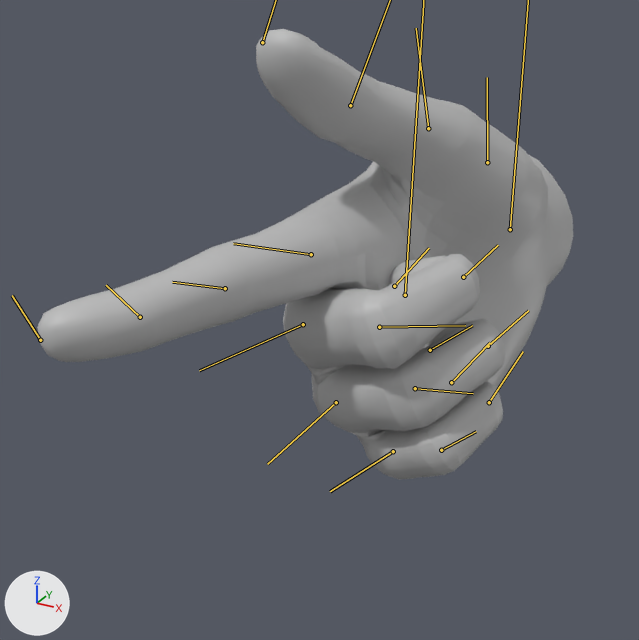
Two versions of the FBX model Assets/AngelsRiba_Enviroment/Models/Hands/VR_Hand_R.fbx, one commit apart.
Camera for both pictures: a camera (50 mm lens) standing at (0.0274, -0.2674, 0.0874) and looking at (-0.0666, -0.0965, 0.0019). Every picture has the same lights, and +X, +Y and +Z are marked at lower left. Both versions are drawn at frame 5 of the action 'Take 001'; the numbers are the values there. The bones that bend it are drawn over the model as lines.

In view in the first picture: 'R_Hand_geo'.
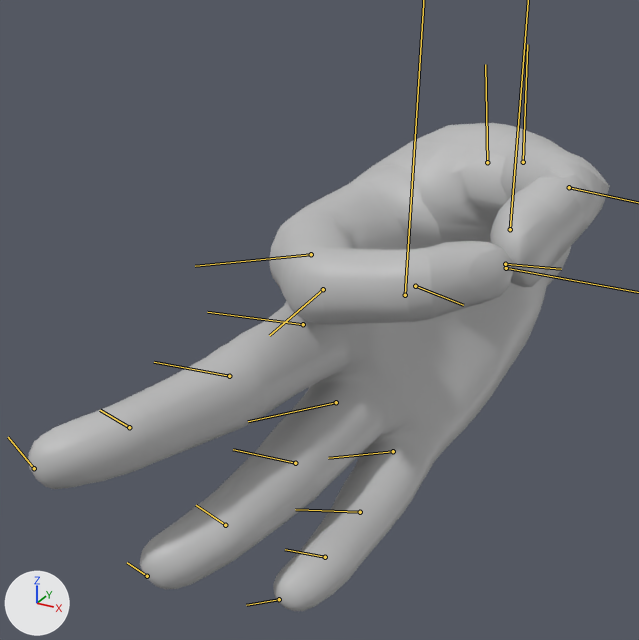
Changed parts and their boxes [x1, y1, x2, y2] in the pictures (639 x 640 px):
'R_Hand_geo', posed (9% wider, 8% taller)
    before: [37, 29, 573, 480]
    after: [28, 123, 610, 611]
bone 'Thumb_Base_R_jnt', root to tip
    before: (487, 162) to (487, 77)
    after: (487, 162) to (485, 64)
bone 'Thumb_Mid_R_jnt', root to tip
    before: (428, 128) to (416, 28)
    after: (523, 162) to (527, 44)
bone 'Index_Base_R_int', root to tip
    before: (311, 254) to (233, 243)
    after: (311, 254) to (195, 266)
bone 'Index_Mid_R_jnt', root to tip
    before: (225, 288) to (172, 282)
    after: (323, 289) to (269, 335)
bone 'Index_Top_R_jnt', root to tip
    before: (140, 317) to (106, 285)
    after: (415, 286) to (463, 305)
bone 'Middle_Base_R_jnt', root to tip
    before: (303, 324) to (199, 370)
    after: (303, 324) to (207, 312)
bone 'Middle_mid_R_jnt', root to tip
    before: (379, 327) to (465, 325)
    after: (229, 376) to (154, 362)
bone 'Middle_Top_R_jnt', root to tip
    before: (463, 277) to (498, 245)
    after: (129, 427) to (100, 410)
bone 'Ring_Base_R_jnt', root to tip
    before: (336, 402) to (267, 464)
    after: (336, 402) to (248, 421)
bone 'Ring_Mid_R_jnt', root to tip
    before: (415, 388) to (473, 393)
    after: (295, 463) to (233, 449)
bone 'Ring_Top_R_jnt', root to tip
    before: (488, 346) to (528, 310)
    after: (225, 525) to (196, 505)
bone 'Pinky_Base_R_jnt', root to tip
    before: (393, 451) to (330, 491)
    after: (393, 451) to (328, 458)
bone 'Pinky_Mid_R_jnt', root to tip
    before: (441, 450) to (476, 431)
    after: (360, 512) to (295, 509)
bone 'Pinky_Top_R_jnt', root to tip
    before: (489, 402) to (523, 351)
    after: (325, 557) to (285, 549)

What the commit changed:
Bone 'Thumb_Base_R_jnt' (bone_thumb_base_r_jnt) turns from (-1, -19, 10) to (-7, 32, -19) degrees about its own x, y and z.
Bone 'Thumb_Mid_R_jnt' (bone_thumb_mid_r_jnt) turns from (0, -8, 12) to (-1, -5, 10) degrees about its own x, y and z.
Bone 'Thumb_Top_R_jnt' (bone_thumb_top_r_jnt) turns from (0, 0, 23) to (-51, -30, -37) degrees about its own x, y and z.
Bone 'Index_Base_R_int' (bone_index_base_r_int) turns from (0, -2, 17) to (0, -2, -31) degrees about its own x, y and z.
Bone 'Index_Mid_R_jnt' (bone_index_mid_r_jnt) turns from (-1, 0, 16) to (4, 2, -44) degrees about its own x, y and z.
Bone 'Index_Top_R_jnt' (bone_index_top_r_jnt) turns from (-1, 0, 16) to (3, 2, -44) degrees about its own x, y and z.
Bone 'Middle_Base_R_jnt' (bone_middle_base_r_jnt) turns from (4, 14, -60) to (0, 0, 9) degrees about its own x, y and z.
Bone 'Middle_mid_R_jnt' (bone_middle_mid_r_jnt) turns from (0, 0, -79) to (0, 0, 20) degrees about its own x, y and z.
Bone 'Middle_Top_R_jnt' (bone_middle_top_r_jnt) turns from (1, 2, -101) to (0, 0, 21) degrees about its own x, y and z.
Bone 'Ring_Base_R_jnt' (bone_ring_base_r_jnt) turns from (5, 8, -62) to (-1, -3, 9) degrees about its own x, y and z.
Bone 'Ring_Mid_R_jnt' (bone_ring_mid_r_jnt) turns from (0, 0, -74) to (0, 0, 19) degrees about its own x, y and z.
Bone 'Ring_Top_R_jnt' (bone_ring_top_r_jnt) turns from (-1, -3, -99) to (1, 0, 21) degrees about its own x, y and z.
Bone 'Pinky_Base_R_jnt' (bone_pinky_base_r_jnt) turns from (-1, 16, -62) to (-2, -5, 8) degrees about its own x, y and z.
Bone 'Pinky_Mid_R_jnt' (bone_pinky_mid_r_jnt) turns from (-5, 19, -70) to (0, 3, 12) degrees about its own x, y and z.
Bone 'Pinky_Top_R_jnt' (bone_pinky_top_r_jnt) turns from (-18, 27, -75) to (-3, 0, 21) degrees about its own x, y and z.
